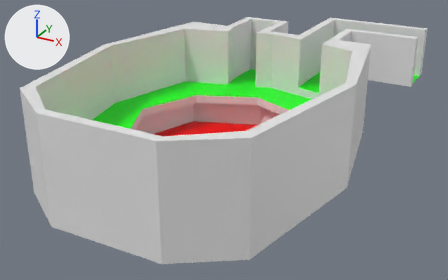
The glTF model Voronomir/Assets/Modelos/M1E1/Sala3.glb as it was, and as the next commit left it.
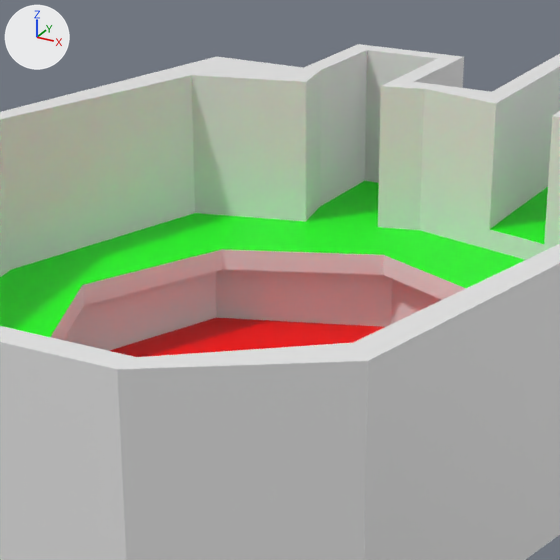
Old and new are each drawn whole from a 50 mm lens placed at (31.0, -54.8, 29.7), pointed at (0.2, 1.0, 1.8) and again close up on the part from 25% to 73% of the width and 0% to 76% of the height. Arrows for +X, +Y and +Z are at upper left; the lights stay in place. Vertices at the same position are counted once.

In view in the first close-up: 'Sala3'.
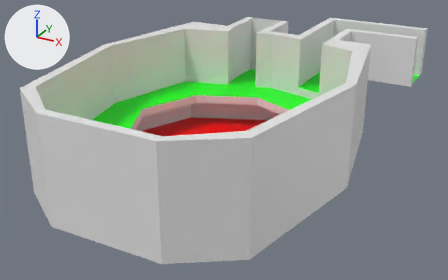
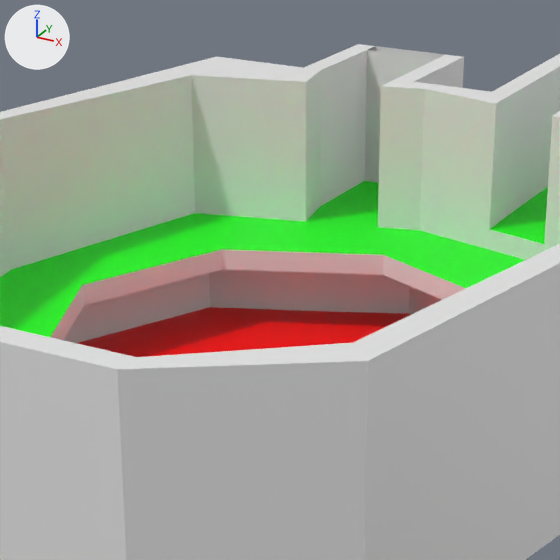
The edits, one by one:
me_sala3 has 136 vertices, 246 faces and spans x -15.0..16.0, y -20.0..26.0, z 0.0..11.0.
me_sala3 is used by ob_sala3; location (0.0, 0.0, 0.0).
Part 1, on me_sala3:
Vertex 18 of me_sala3 moves from (-8.0, 8.0, 0.0) at pixel (216, 317) to (-9.0, 9.0, 0.0) at pixel (209, 307).
Vertex 22 of me_sala3 moves from (8.1, 8.1, 0.0) to (9.0, 9.0, 0.0).
Vertex 33 of me_sala3 moves from (0.0, 11.0, 0.0) to (0.0, 13.0, 0.0) at pixel (408, 313).
Vertex 46 of me_sala3 moves from (-11.0, 0.0, 0.0) to (-13.0, 0.0, 0.0).
Vertex 54 of me_sala3 moves from (11.0, 0.0, 0.0) to (13.0, 0.0, 0.0).
Vertex 56 of me_sala3 moves from (0.0, 11.0, 3.0) to (0.0, 13.0, 3.0).
Vertex 62 of me_sala3 moves from (-11.0, 0.0, 3.0) to (-13.0, 0.0, 3.0).
Vertex 64 of me_sala3 moves from (-2.9, 9.9, 0.0) at pixel (326, 323) to (-3.0, 11.6, 0.0) at pixel (340, 311).
Vertex 68 of me_sala3 moves from (8.1, 8.1, 3.0) to (9.0, 9.0, 3.0).
Vertex 73 of me_sala3 moves from (-2.9, 9.9, 3.0) to (-3.0, 11.6, 3.0).
Vertex 75 of me_sala3 moves from (3.3, 9.9, 0.0) to (4.0, 11.3, 0.0).
Vertex 130 of me_sala3 moves from (-8.0, 8.0, 3.0) to (-9.0, 9.0, 3.0).
Vertex 131 of me_sala3 moves from (3.3, 9.9, 3.0) to (4.0, 11.3, 3.0).
Vertex 133 of me_sala3 moves from (11.0, 0.0, 3.0) to (13.0, 0.0, 3.0).

What differs and where, as boxes (x1, y1, x2, y2) in the close-ups (560 x 560 px; the box of a moved part takes in the faces that stretch with it):
part 1 of me_sala3, moved or reshaped
    both: (64, 269, 442, 357)
